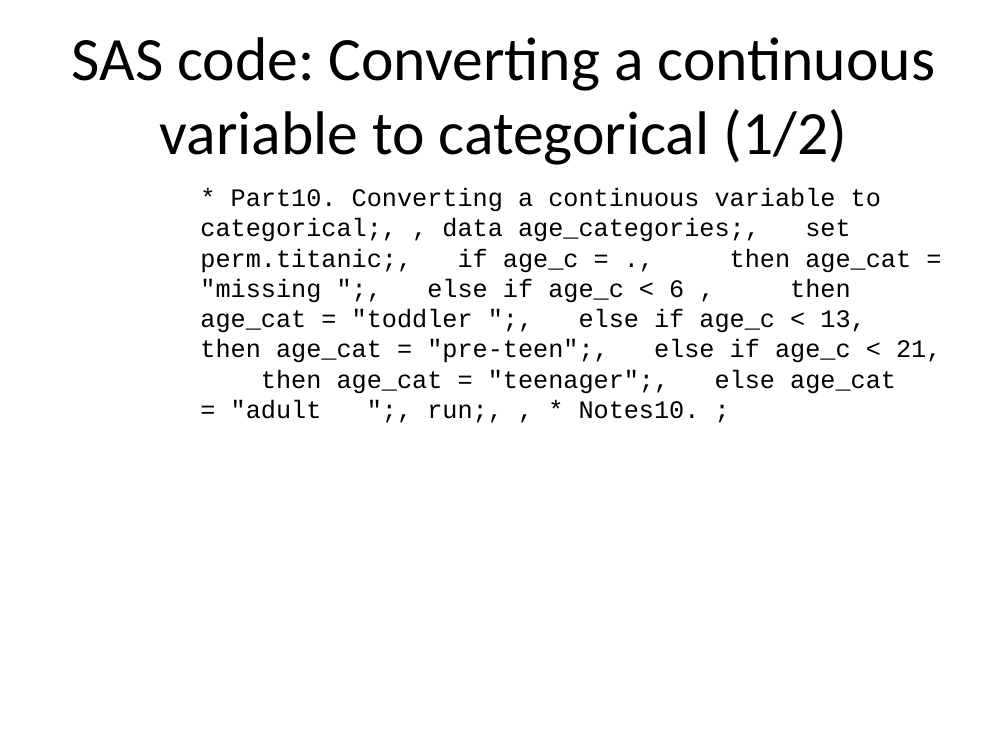
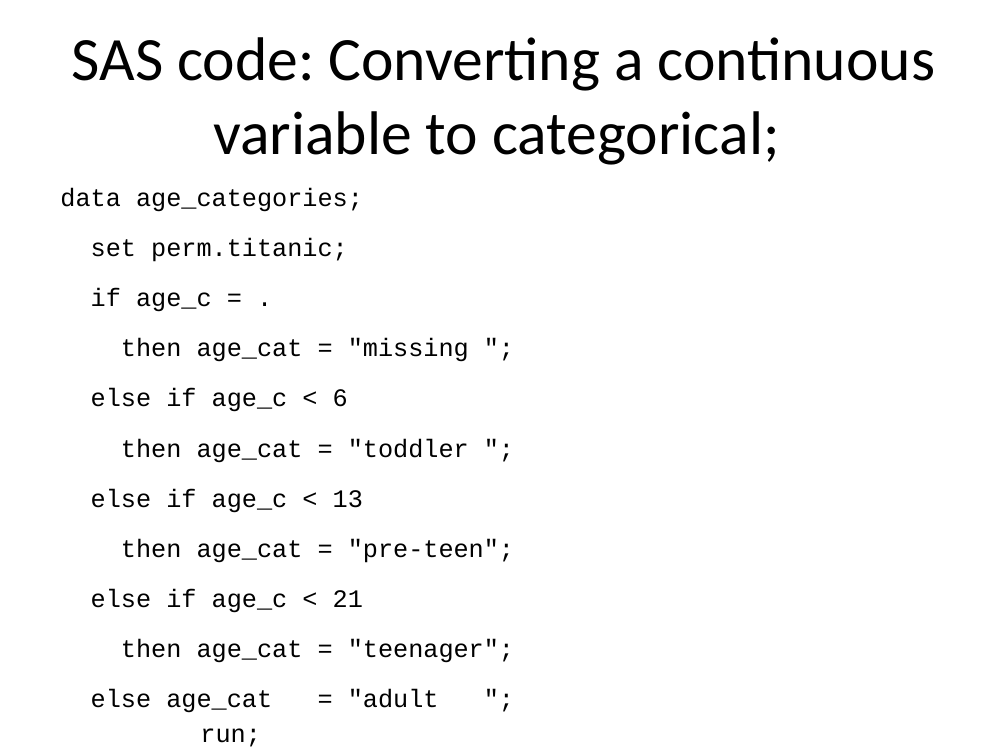
Before and after one commit to pmean/introduction-to-SAS, a slide deck: slide 21 of results/m04-slides-and-speaker-notes.pptx. Drawn at 1008x756 pixels with LibreOffice and Linux fonts; fonts in the diff are those of the drawing. Boxes give left, top, right and bottom in pixels: in the first picture for what was removed or moved away, otherwise in the second. Text is boxed around its words. In the diff, an @@ line names an element or a change of style, - is before the commit and + after.

```diff
--- a/results/m04-slides-and-speaker-notes.pptx
+++ b/results/m04-slides-and-speaker-notes.pptx
@@ title at (72, 37, 935, 165): text changed @@
-SAS code: Converting a continuous variable to categorical (1/2)
+SAS code: Converting a continuous variable to categorical;
@@ text at (60, 188, 514, 713): text changed @@
-* Part10. Converting a continuous variable to categorical;, , data age_categories;, set perm.titanic;, if age_c = ., then age_cat = "missing ";, else if age_c < 6 , then age_cat = "toddler ";, else if age_c < 13, then age_cat = "pre-teen";, else if age_c < 21, then age_cat = "teenager";, else age_cat = "adult ";, run;, , * Notes10. ;
+data age_categories;
+set perm.titanic;
+if age_c = .
+then age_cat = "missing ";
+else if age_c < 6
+then age_cat = "toddler ";
+else if age_c < 13
+then age_cat = "pre-teen";
+else if age_c < 21
+then age_cat = "teenager";
+else age_cat = "adult ";
+run;
```
Also in this commit, not shown: 17 other slides changed, 3 slides added, 16 slides removed, 2 other files.
